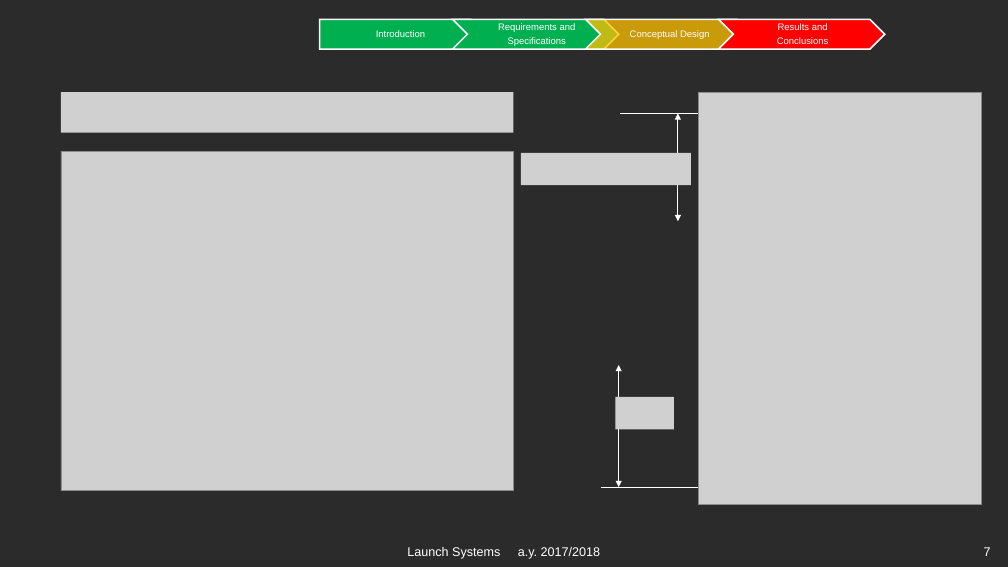
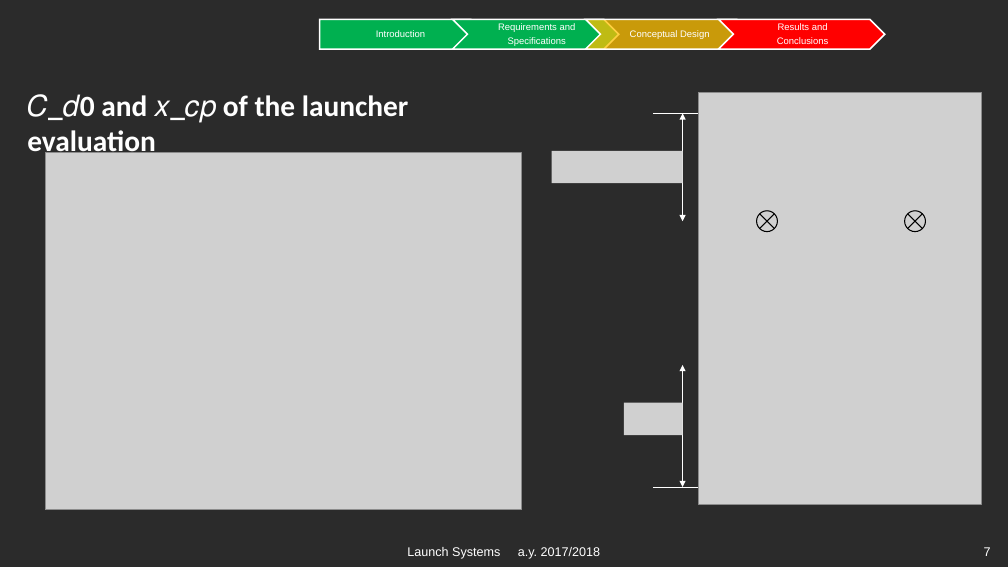
Before and after one commit to aeroanselm/Imbalance_project, a slide deck: slide 7 of Report/Ariane_5_ECA_Imbalance.pptx. Drawn at 1008x567 pixels with LibreOffice and Linux fonts; fonts in the diff are those of the drawing; grey boxes stand for pictures; background and template pictures are left out; a plain dark background stands for a picture behind light text. Boxes give left, top, right and bottom in pixels: in the first picture for what was removed or moved away, otherwise in the second. Text is boxed around its words. In the diff, an @@ line names an element or a change of style, - is before the commit and + after.

```diff
--- a/Report/Ariane_5_ECA_Imbalance.pptx
+++ b/Report/Ariane_5_ECA_Imbalance.pptx
@@ text added at (27,94,408,159), 28 pt, text #FFFFFF, bold @@
+𝐶_𝑑0 and 𝑥_𝑐𝑝 of the launcher evaluation
@@ picture removed at (61,92,513,133) @@
@@ line moved from (772, 113) - (620, 113) to (712, 113) - (653, 113) @@
@@ double arrow moved from (678, 222) - (678, 113) to (683, 222) - (683, 113) @@
@@ picture: place and size @@
-picture at (61,151,513,491)
+picture at (45,153,522,510)
@@ picture: place and size @@
-picture at (521,153,691,185)
+picture at (552,150,683,183)
@@ flow chart summing junction added at (757,211,778,232), outline #000000 1 pt @@
@@ flow chart summing junction added at (905,211,926,232), outline #000000 1 pt @@
@@ double arrow moved from (619, 487) - (619, 365) to (683, 487) - (683, 365) @@
@@ picture: place and size @@
-picture at (616,397,674,430)
+picture at (624,403,682,436)
@@ line moved from (734, 487) - (601, 487) to (712, 487) - (653, 487) @@
```
Also in this commit, not shown: 6 other slides changed.
